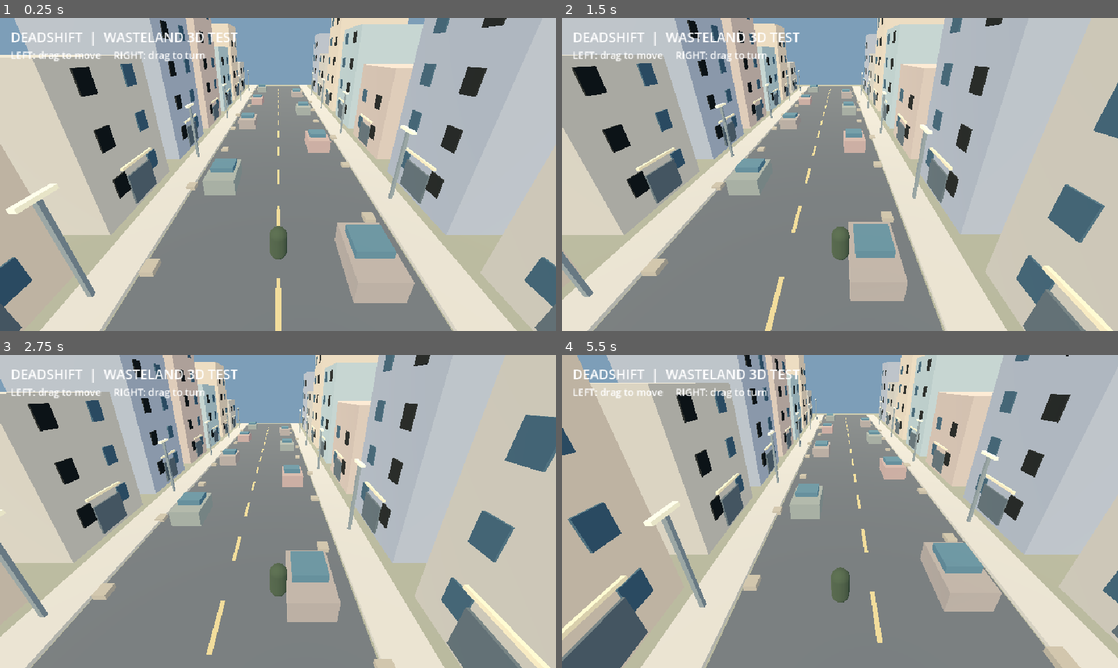
Above: before the commit, frames 1-4 (two rows, left to right).
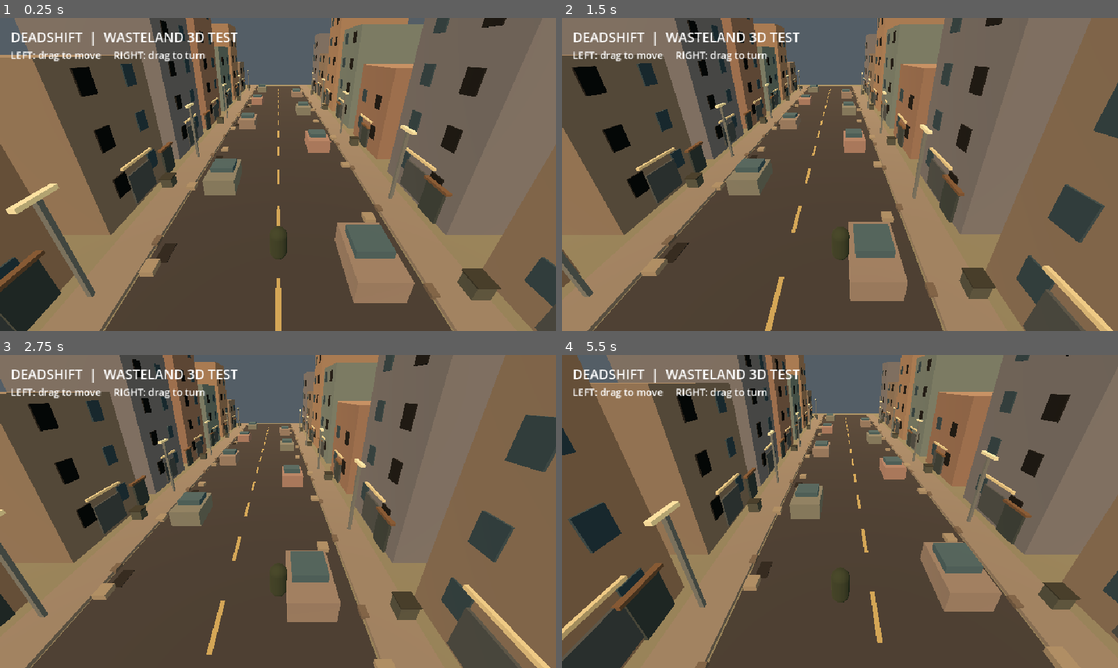
Above: after the commit, the same moments.

Repository: dennypag02/deadshift
Game: Godot game, scene res://main.tscn
The game is run twice, just before and just after one commit, with the same random seed, the same clock (stepped at 60 frames per second) and the same inputs.
Inputs (mouse positions are in pixels of both pictures, inside the frame that each line leads up to):
- Up to frame 1 (0.25 s): no input
- Up to frame 2 (1.5 s): move the mouse to (962, 158) at 0.52 s; hold Right (ui_right) 0.53-1.25 s; click (962, 158) at 0.67 s; drag from (728, 190) to (812, 237) at 1.27 s
- Up to frame 3 (2.75 s): move the mouse to (333, 442) at 2.02 s; hold Right (ui_right) from 2.03 s (still down)
- Up to frame 4 (5.5 s): release Right (ui_right) at 2.75 s; drag from (812, 574) to (673, 464) at 2.77 s; move the mouse to (1006, 558) at 3.52 s; hold Left (ui_left) 3.53-4.25 s; drag from (673, 464) to (756, 433) at 4.27 s; move the mouse to (867, 511) at 5.02 s; hold Down (ui_down) from 5.03 s (still down); click (867, 511) at 5.17 s

The runs differ from the first frame. In frame 1, 98% of the frame differs, in the area x 0-100%, y 0-100%; in frame 2, 98%; in frame 3, 98%; in frame 4, 98%.

Commit message:
Balance wasteland lighting and add modular street debris and storefronts

Diff:
--- a/godot3d/wasteland.gd
+++ b/godot3d/wasteland.gd
@@ -39,26 +39,26 @@
     var env := WorldEnvironment.new()
     var e := Environment.new()
     e.background_mode = Environment.BG_COLOR
-    e.background_color = Color(0.49, 0.62, 0.72)
+    e.background_color = Color(0.33, 0.37, 0.40)
     e.ambient_light_source = Environment.AMBIENT_SOURCE_COLOR
-    e.ambient_light_color = Color(0.85, 0.88, 0.92)
-    e.ambient_light_energy = 1.2
+    e.ambient_light_color = Color(0.68, 0.65, 0.59)
+    e.ambient_light_energy = 0.85
     e.tonemap_mode = Environment.TONE_MAPPER_FILMIC
     env.environment = e
     add_child(env)
     var sun := DirectionalLight3D.new()
     sun.rotation_degrees = Vector3(-48, -28, 0)
-    sun.light_color = Color(1.0, 0.94, 0.82)
-    sun.light_energy = 1.55
+    sun.light_color = Color(1.0, 0.79, 0.60)
+    sun.light_energy = 1.1
     add_child(sun)
     _box(Vector3(0, -0.35, 0), Vector3(110, 0.5, 110), Color(0.42, 0.43, 0.37))
-    _box(Vector3(0, -0.07, 0), Vector3(13, 0.08, 105), Color(0.25, 0.27, 0.29), false)
+    _box(Vector3(0, -0.07, 0), Vector3(13, 0.08, 105), Color(0.20, 0.21, 0.22), false)
     for side in [-1, 1]:
-        _box(Vector3(side * 7.7, 0, 0), Vector3(2.2, 0.18, 105), Color(0.61, 0.59, 0.54))
+        _box(Vector3(side * 7.7, 0, 0), Vector3(2.2, 0.18, 105), Color(0.45, 0.43, 0.40))
         for i in range(9):
             var z := -42.0 + i * 10.5
             var h := 7.0 + float((i * 7 + (side + 1) * 3) % 11)
-            var facade_colors := [Color(0.57, 0.55, 0.50), Color(0.66, 0.59, 0.50), Color(0.49, 0.56, 0.56), Color(0.59, 0.52, 0.47), Color(0.46, 0.49, 0.53)]
+            var facade_colors := [Color(0.43, 0.40, 0.36), Color(0.51, 0.43, 0.36), Color(0.36, 0.43, 0.43), Color(0.47, 0.39, 0.34), Color(0.37, 0.39, 0.42)]
             var facade: Color = facade_colors[(i + (side + 1) * 2) % facade_colors.size()]
             _box(Vector3(side * 14.5, h / 2.0, z), Vector3(10, h, 8), facade)
             for floor_idx in range(int(h / 3.0)):
@@ -67,6 +67,20 @@
                 _box(Vector3(front, 2.1 + floor_idx * 2.9, z + 1.9), Vector3(0.08, 1.25, 1.1), Color(0.065, 0.085, 0.09), false)
             _box(Vector3(side * 9.35, 1.35, z), Vector3(0.12, 2.0, 2.7), Color(0.24, 0.28, 0.30), false)
             _box(Vector3(side * 9.29, 3.0, z), Vector3(0.16, 0.16, 3.4), Color(0.80, 0.72, 0.54), false)
+    for i in range(30):
+        var z: float = -45.0 + float(i) * 3.0
+        var side: float = -1.0 if i % 2 == 0 else 1.0
+        _box(Vector3(side * 6.6, 0.09, z), Vector3(0.35, 0.18, 0.65), Color(0.35, 0.33, 0.30), false)
+        if i % 3 == 0:
+            _box(Vector3(side * 8.4, 0.42, z), Vector3(0.8, 0.8, 0.85), Color(0.26, 0.29, 0.27), false)
+            _box(Vector3(side * 8.4, 0.85, z), Vector3(0.9, 0.07, 0.95), Color(0.18, 0.20, 0.18), false)
+        if i % 4 == 0:
+            _box(Vector3(side * 5.8, 0.045, z + 0.8), Vector3(0.65, 0.025, 1.3), Color(0.12, 0.13, 0.13), false)
+    for i in range(14):
+        var z: float = -43.0 + float(i) * 6.2
+        var side: float = -1.0 if i % 2 == 0 else 1.0
+        _box(Vector3(side * 9.28, 1.2, z), Vector3(0.16, 2.1, 1.7), Color(0.19, 0.24, 0.25), false)
+        _box(Vector3(side * 9.27, 2.3, z), Vector3(0.3, 0.16, 2.2), Color(0.36, 0.29, 0.22), false)
     for i in range(16):
         var z := -43.0 + i * 5.6
         _box(Vector3(0, 0.015, z), Vector3(0.22, 0.025, 2.6), Color(0.65, 0.56, 0.36), false)
Not shown, changed: godot3d/export_presets.cfg
